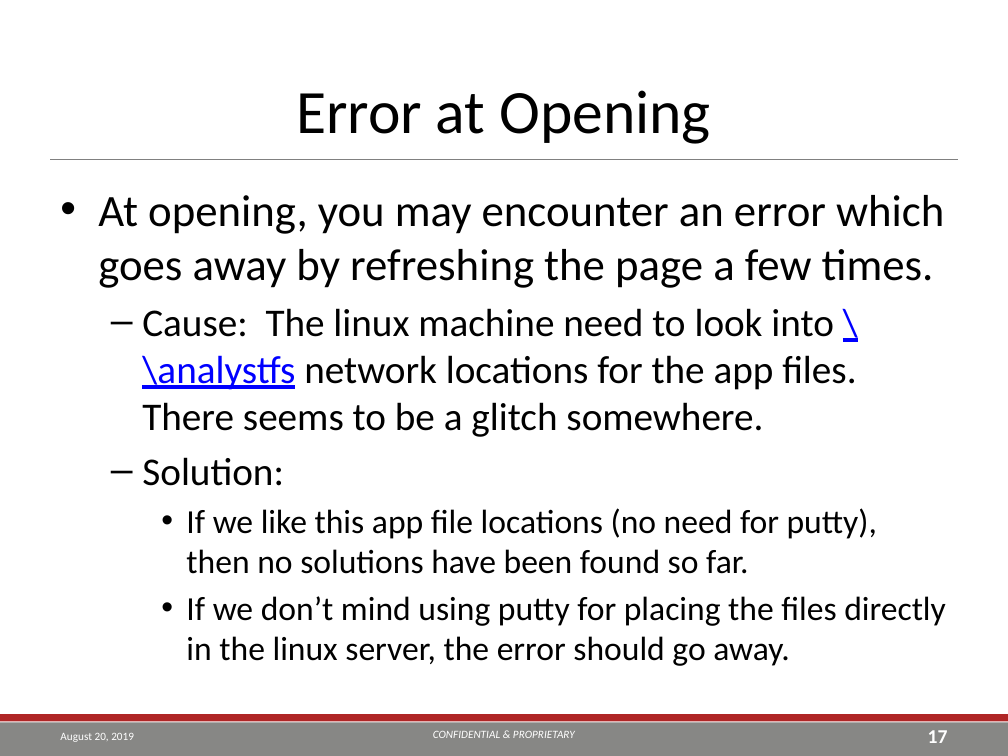
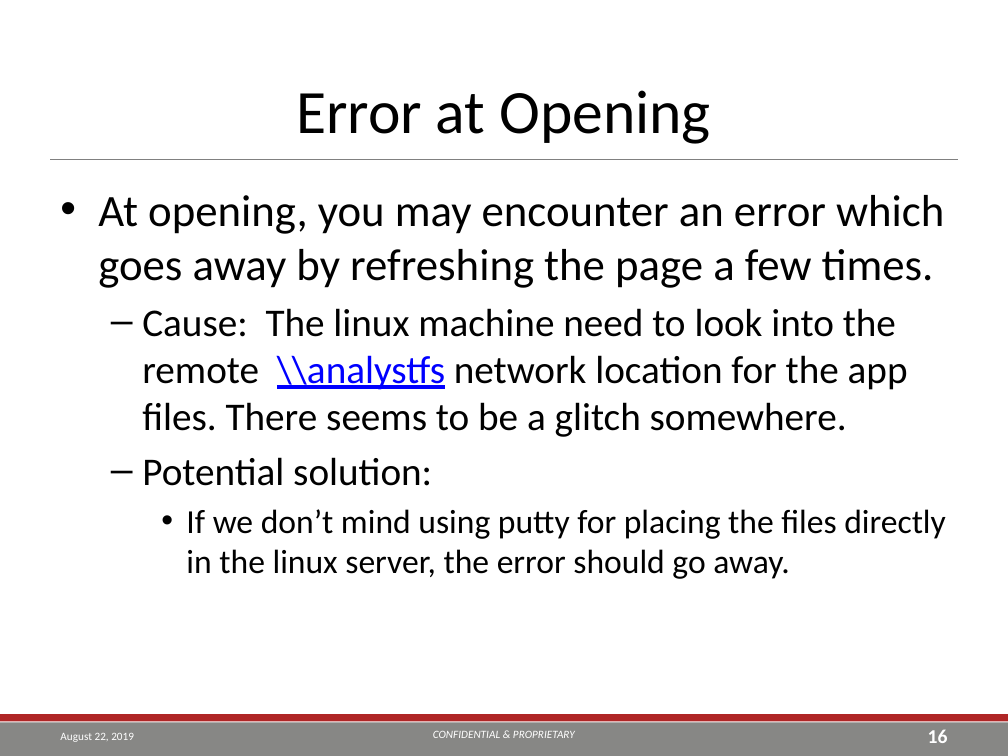
Before and after one commit to TEA-Analytics/ShinyWorkshop, a slide deck: slide 16 of Day 2.pptx (slide 17 before the commit). Drawn at 1008x756 pixels with LibreOffice and Linux fonts; fonts in the diff are those of the drawing; background and template pictures are left out. Boxes give left, top, right and bottom in pixels: in the first picture for what was removed or moved away, otherwise in the second. Text is boxed around its words. In the diff, an @@ line names an element or a change of style, - is before the commit and + after.

```diff
--- a/Day 2.pptx
+++ b/Day 2.pptx
@@ text at [142,308,908,486]: text changed @@
-  – Cause: The linux machine need to look into \\analystfs network locations for the app files. There seems to be a glitch somewhere.
-  – Solution:
-    • If we like this app file locations (no need for putty), then no solutions have been found so far.
+  – Cause: The linux machine need to look into the remote \\analystfs network location for the app files. There seems to be a glitch somewhere.
+  – Potential solution:
@@ page number at [928,729,948,743]: text changed @@
-17
+16
```
Also in this commit, not shown: 49 other slides changed, 2 other files.
